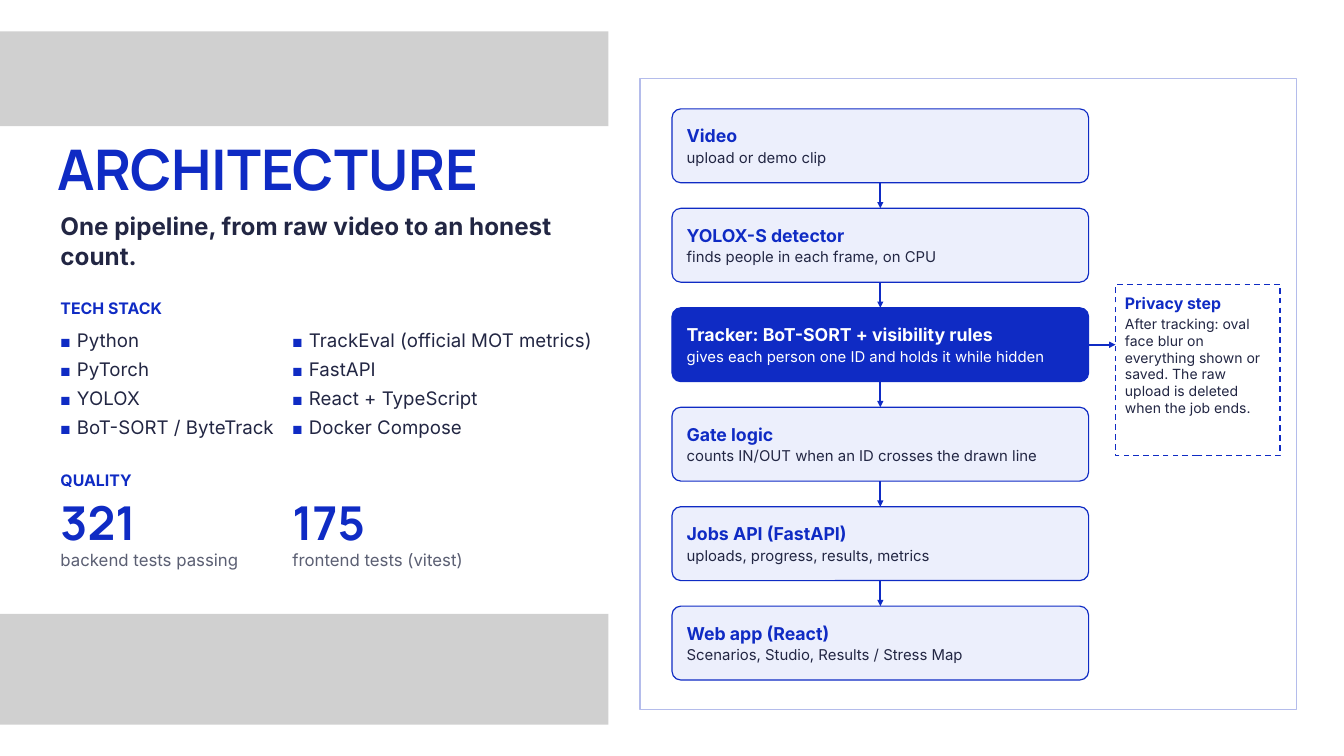
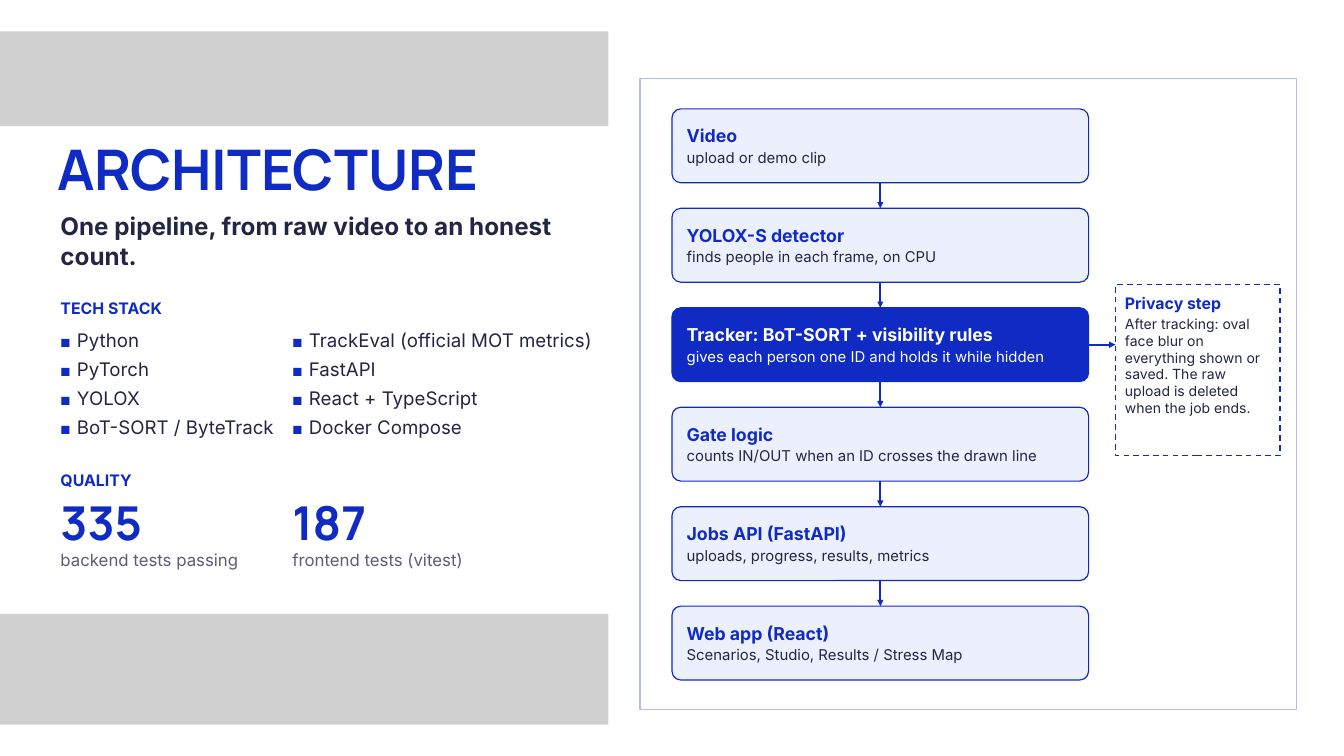
Before and after one commit to panshularora/zed-ps2-tracker, a slide deck: slide 4 of docs/presentation/Zed_PS2_Deck.pptx. Drawn at 1344x756 pixels with LibreOffice and Linux fonts; fonts in the diff are those of the drawing; grey boxes stand for pictures. Boxes give left, top, right and bottom in pixels: in the first picture for what was removed or moved away, otherwise in the second. Text is boxed around its words. In the diff, an @@ line names an element or a change of style, - is before the commit and + after.

Commit message:
deck: lead with visibility-rule finding (slide 8), where-we-lose + NO-GO (slide 9), test counts (slide 4), fresh Results screenshot

```diff
--- a/docs/presentation/Zed_PS2_Deck.pptx
+++ b/docs/presentation/Zed_PS2_Deck.pptx
@@ text at (x1=60, y1=506, x2=142, y2=541): text changed @@
-321
+335
@@ text at (x1=292, y1=505, x2=366, y2=541): text changed @@
-175
+187
```
Also in this commit, not shown: 2 other slides changed.
